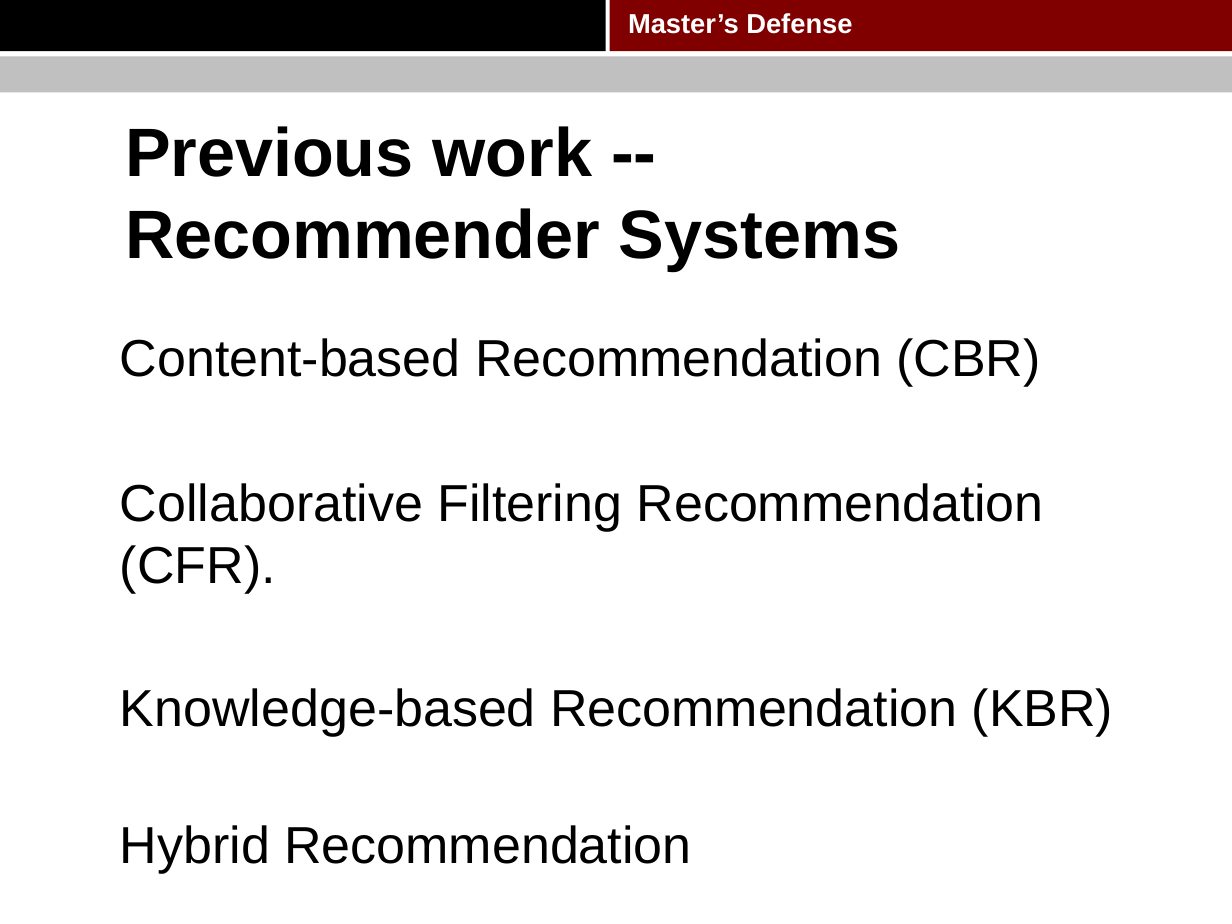
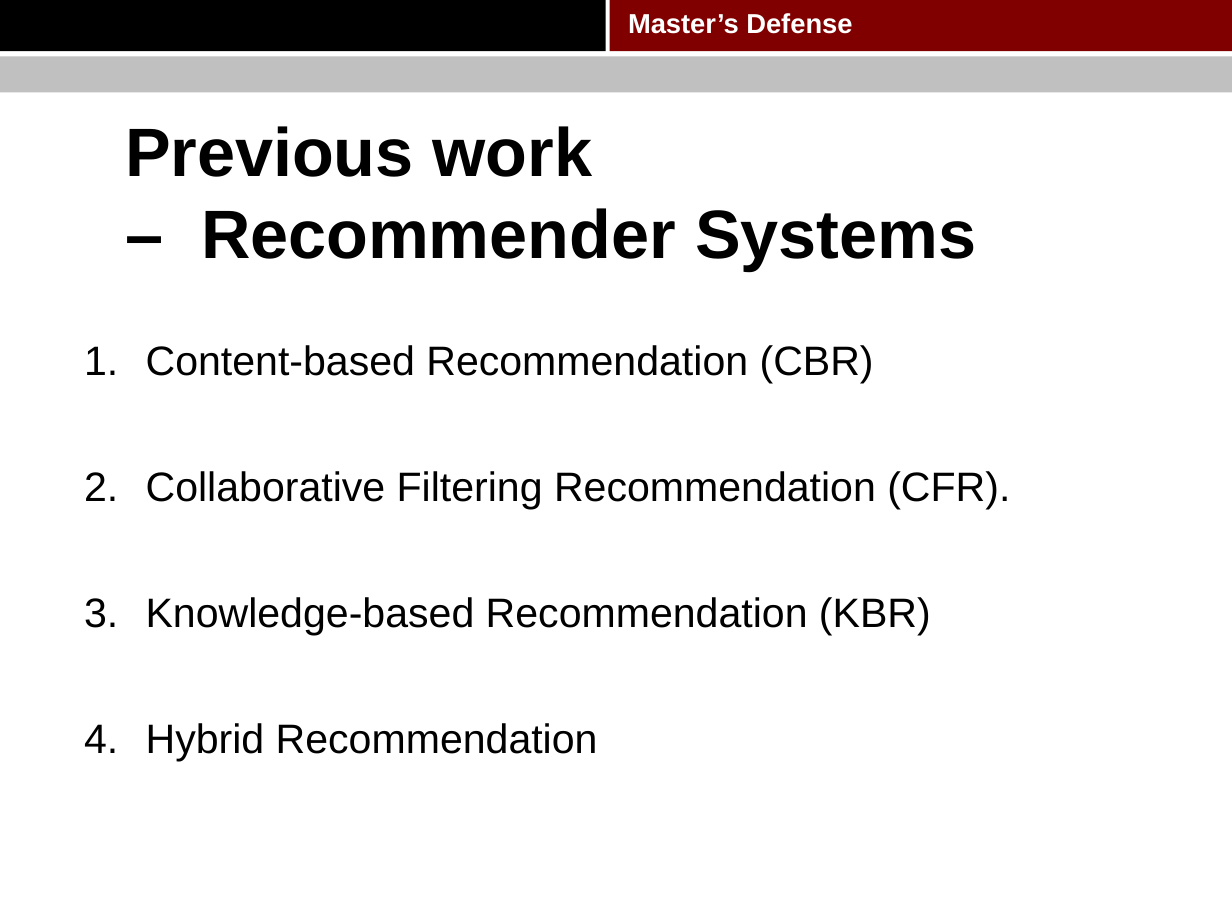
Before and after one commit to pkushiqiang/thesis, a slide deck: slide 8 of media/Master's thesis.pptx. Drawn at 1232x924 pixels with LibreOffice and Linux fonts; fonts in the diff are those of the drawing; background and template pictures are left out. Boxes give left, top, right and bottom in pixels: in the first picture for what was removed or moved away, otherwise in the second. Text is boxed around its words. In the diff, an @@ line names an element or a change of style, - is before the commit and + after.

```diff
--- a/media/Master's thesis.pptx
+++ b/media/Master's thesis.pptx
@@ title at (125,126,976,271): text changed @@
-Previous work -- Recommender Systems
+Previous work
+– Recommender Systems
@@ text "Content-based Recommendation (CBR)": place and size @@
-text "Content-based Recommendation (CBR)" at (120,338,1113,873)
+text "Content-based Recommendation (CBR)" at (146,345,1010,761)
@@ text "Content-based Recommendation (CBR)" at (146,345,1010,761): size 30.4 to 24 pt; bullet none to 1. @@
```
Also in this commit, not shown: 20 other slides changed, 1 other file.
